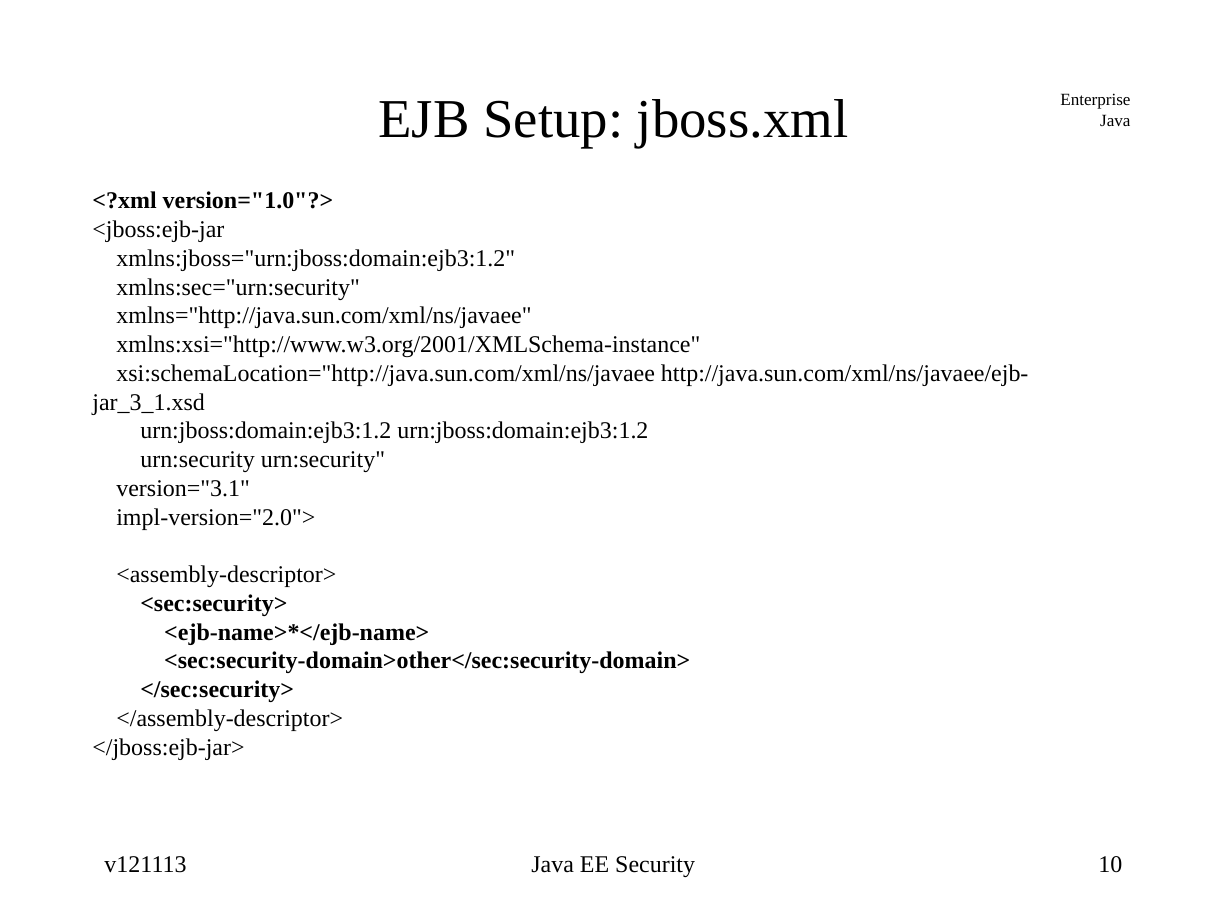
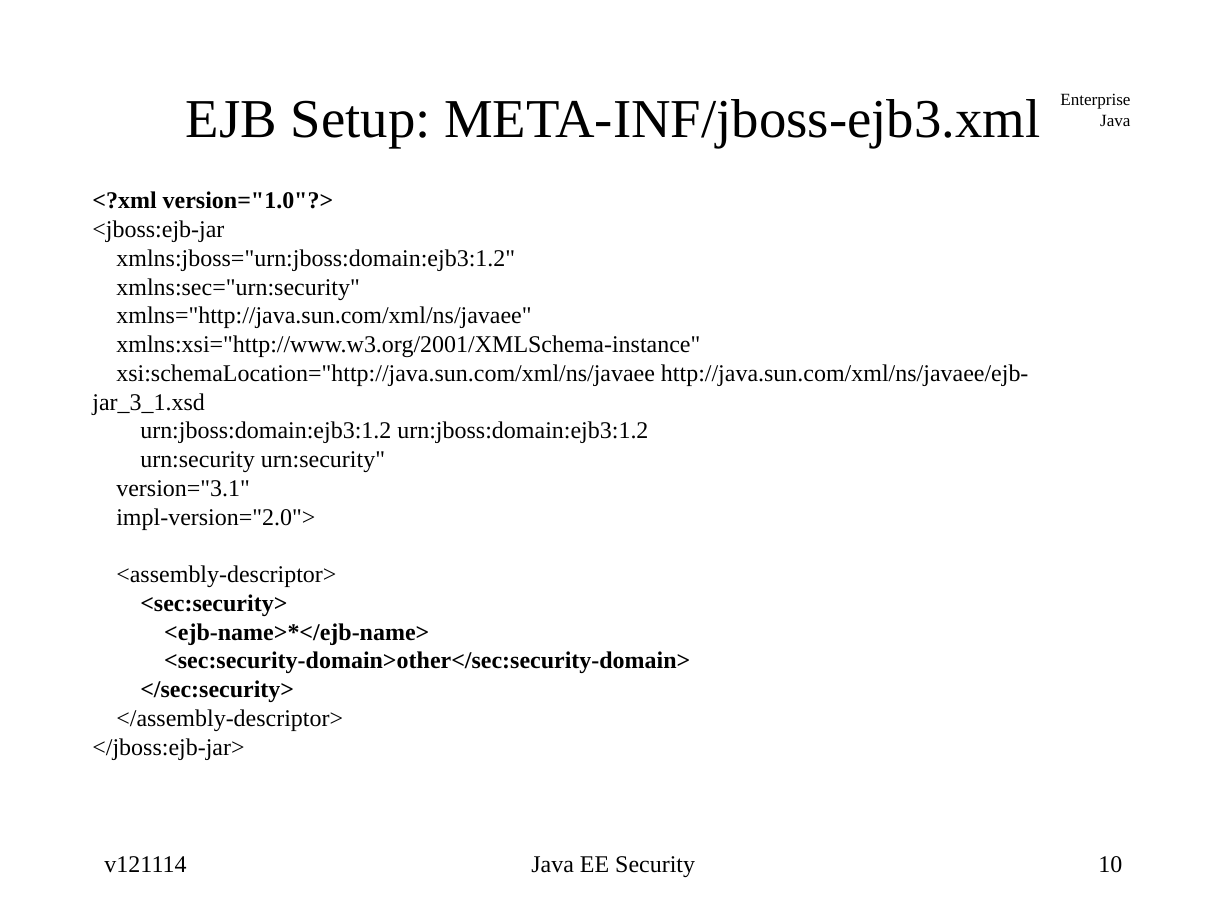
Before and after one commit to jcstaff/ejava-javaee, a slide deck: slide 10 of securePing/src/site/resources/lectures/javaeeSecurity.ppt. Drawn at 1232x924 pixels with LibreOffice and Linux fonts; fonts in the diff are those of the drawing. Boxes give left, top, right and bottom in pixels: in the first picture for what was removed or moved away, otherwise in the second. Text is boxed around its words. In the diff, an @@ line names an element or a change of style, - is before the commit and + after.

```diff
--- a/securePing/src/site/resources/lectures/javaeeSecurity.ppt
+++ b/securePing/src/site/resources/lectures/javaeeSecurity.ppt
@@ title at bbox=[186, 99, 1040, 147]: text changed @@
-EJB Setup: jboss.xml
+EJB Setup: META-INF/jboss-ejb3.xml
@@ text at bbox=[104, 856, 186, 873]: text changed @@
-v121113
+v121114
```
Also in this commit, not shown: 38 other slides changed.
